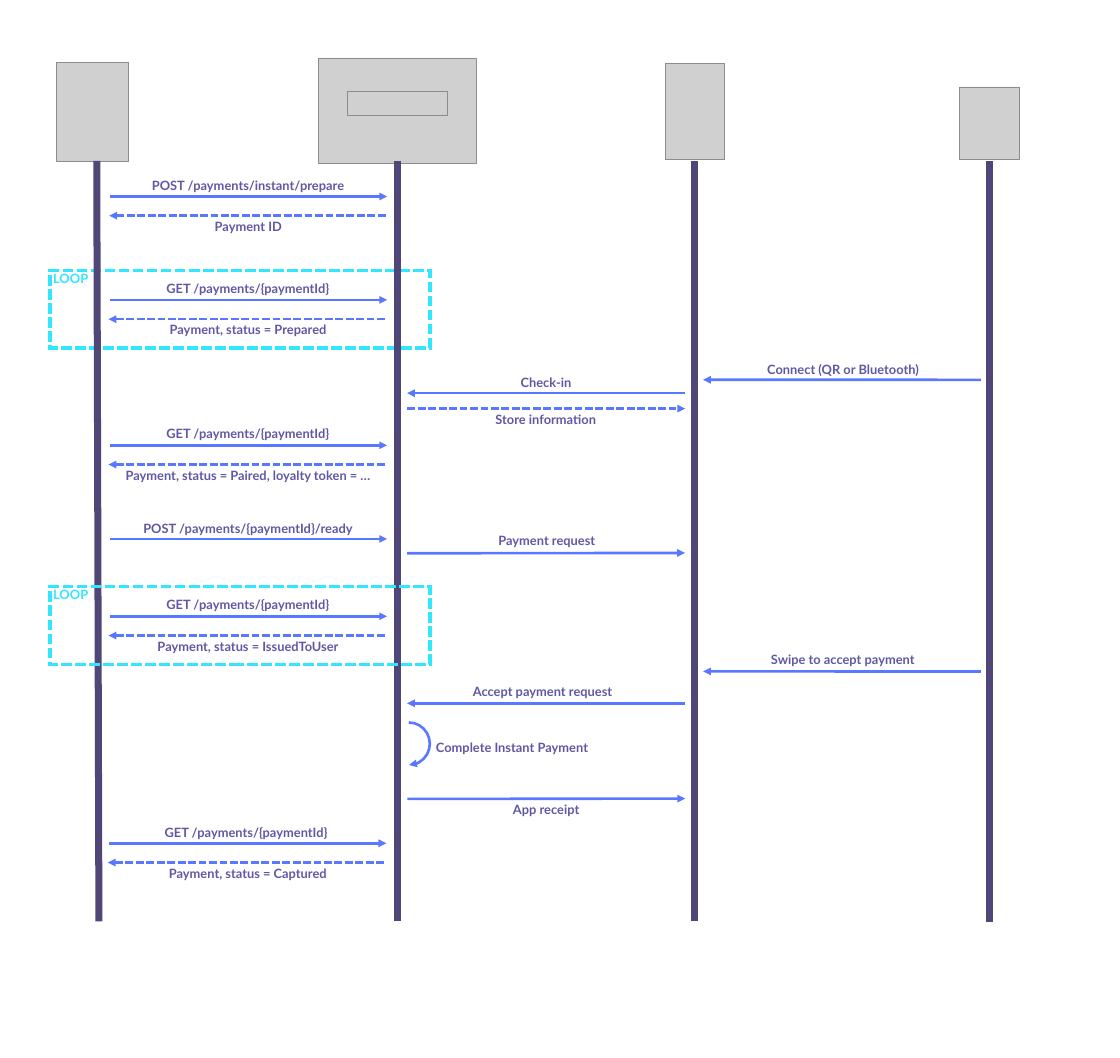
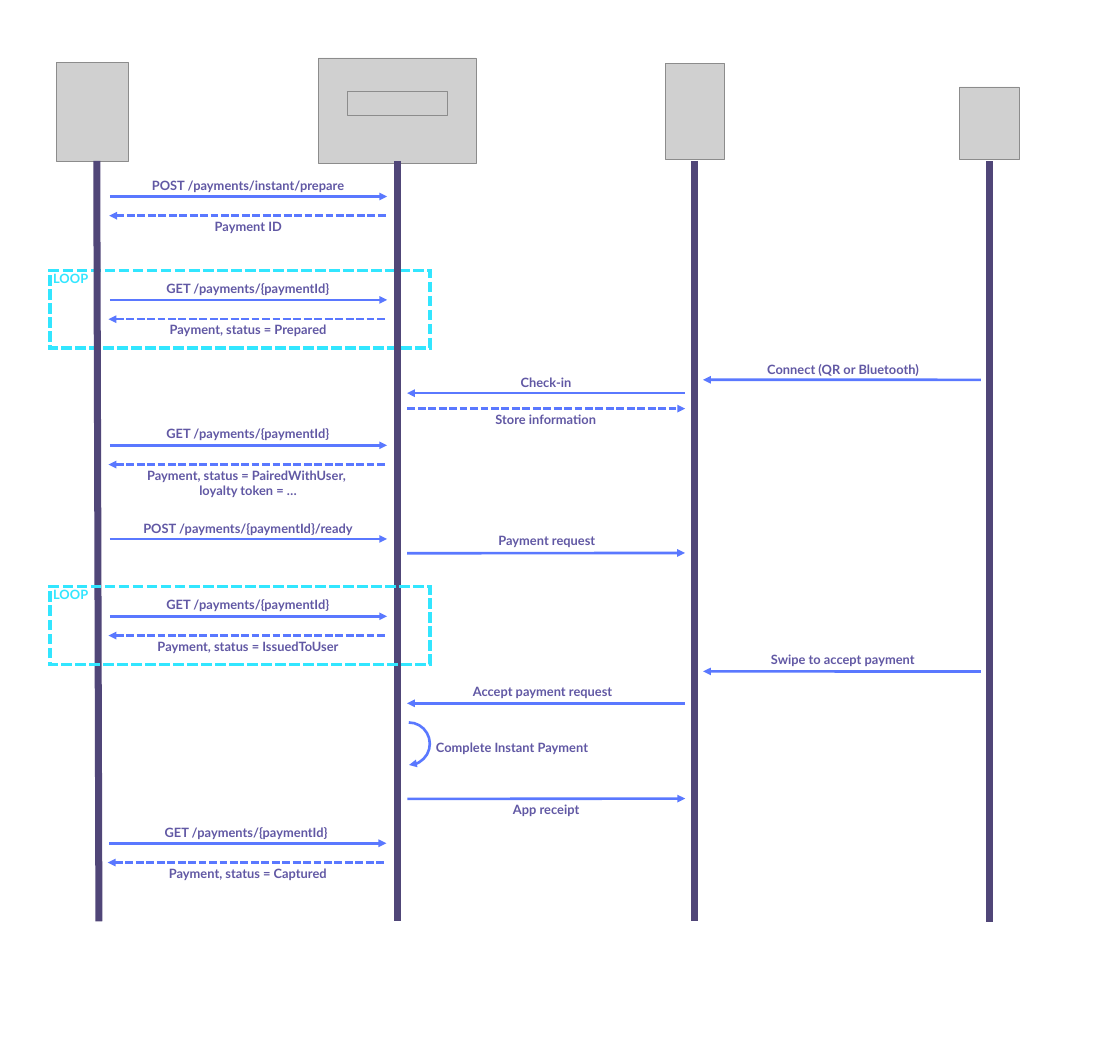
Before and after one commit to mcthuesen/MobilePay-PoS-v10, a slide deck: slide 8 of docs/assets/TitaniumFlows.pptx (slide 3 before the commit). Drawn at 1120x1058 pixels with LibreOffice and Linux fonts; fonts in the diff are those of the drawing; grey boxes stand for pictures. Boxes give left, top, right and bottom in pixels: in the first picture for what was removed or moved away, otherwise in the second. Text is boxed around its words. In the diff, an @@ line names an element or a change of style, - is before the commit and + after.

```diff
--- a/docs/assets/TitaniumFlows.pptx
+++ b/docs/assets/TitaniumFlows.pptx
@@ text at [147, 470, 346, 497]: text changed @@
-Payment, status = Paired, loyalty token = …
+Payment, status = PairedWithUser,
+loyalty token = …
```
Also in this commit, not shown: 1 other slide changed, 13 slides added.
